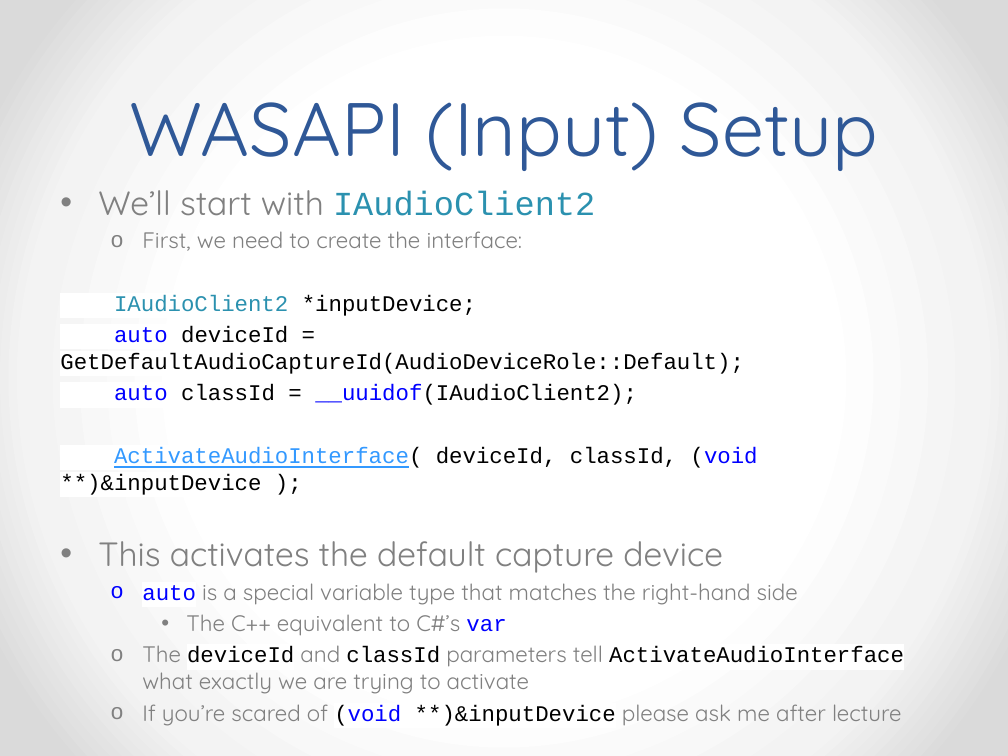
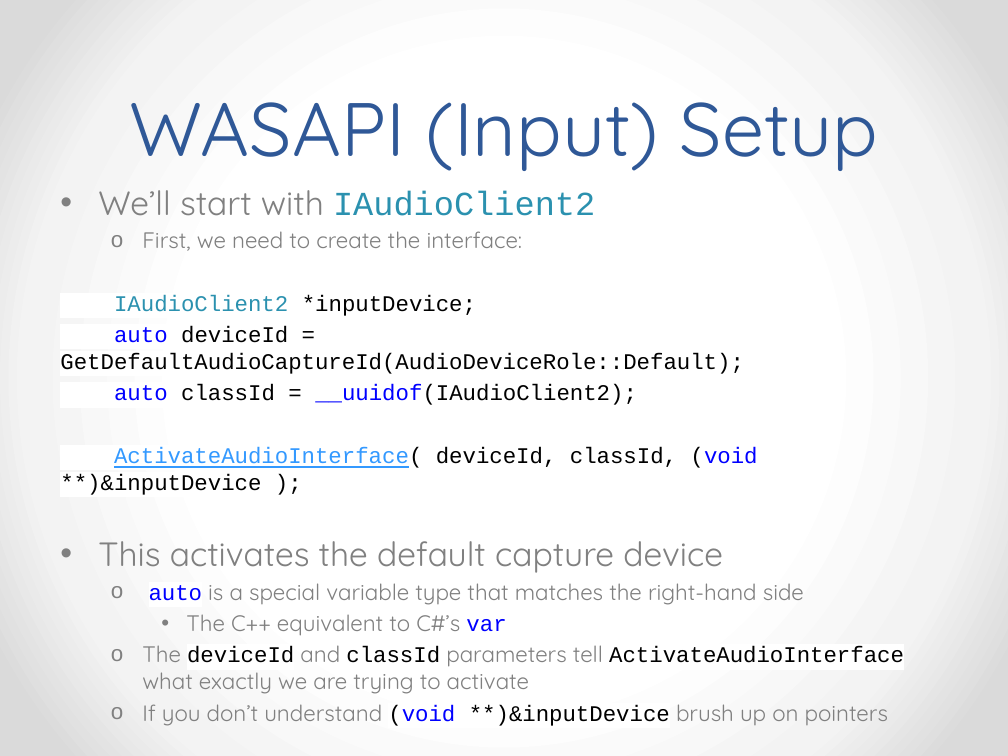
Before and after one commit to hutchgard/Materials, a slide deck: slide 29 of Week2/Slides/Week 2.pptx. Drawn at 1008x756 pixels with LibreOffice and Linux fonts; fonts in the diff are those of the drawing. Boxes give left, top, right and bottom in pixels: in the first picture for what was removed or moved away, otherwise in the second. Text is boxed around its words. In the diff, an @@ line names an element or a change of style, - is before the commit and + after.

```diff
--- a/Week2/Slides/Week 2.pptx
+++ b/Week2/Slides/Week 2.pptx
@@ text at (x1=142, y1=704, x2=888, y2=726): text changed @@
-  o If you’re scared of (void **)&inputDevice please ask me after lecture
+  o If you don’t understand (void **)&inputDevice brush up on pointers
```
Also in this commit, not shown: 1 other slide changed, 1 slide added.
